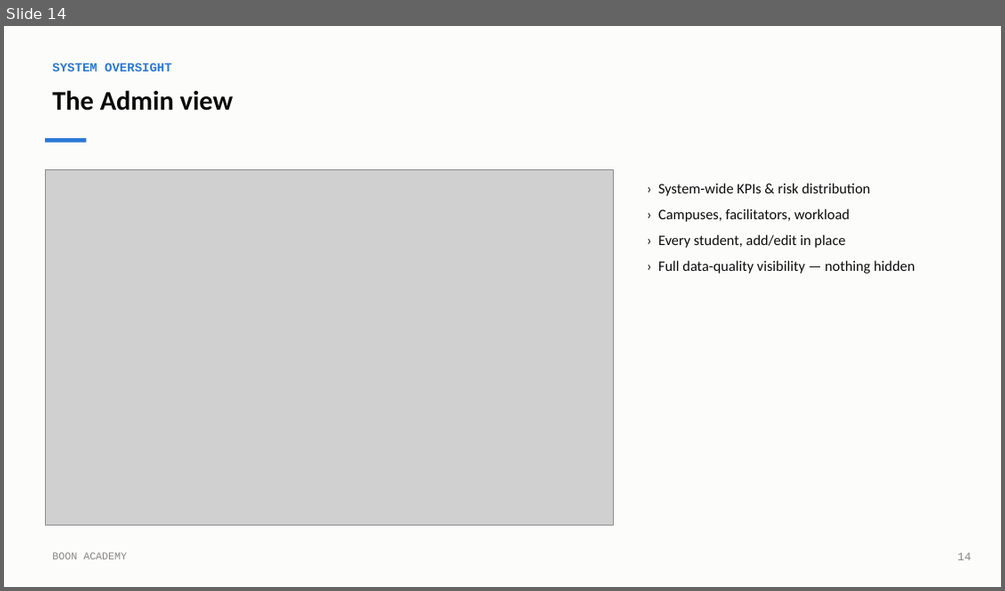
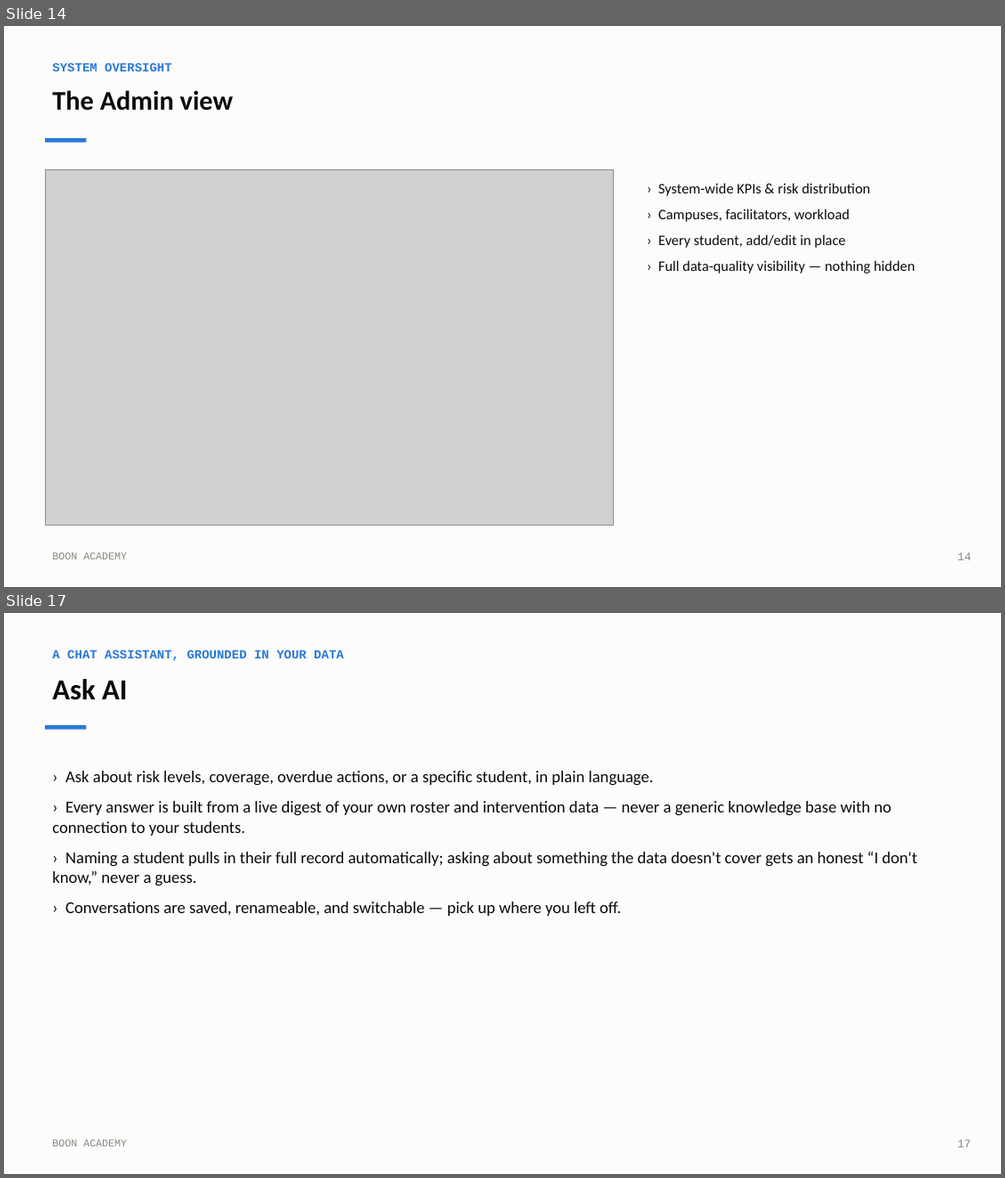
Before and after one commit to IbraheemKhurfan/Noon-Academy-Case-Study, a slide deck: docs/BOON_ACADEMY_OVERVIEW.pptx. Shown one above the other, each under a label of ours: slide 14 before the commit, slides 14 and 17 after it; the slides between them are not shown. The pictures are 1005x591 and 1005x1178 pixels, drawn with LibreOffice and Linux fonts; fonts in the diff are those of the drawing; grey boxes stand for pictures. Boxes give left, top, right and bottom in pixels: in the first picture for what was removed or moved away, otherwise in the second. Text is boxed around its words. In the diff, an @@ line names an element or a change of style, - is before the commit and + after.

```diff
--- a/docs/BOON_ACADEMY_OVERVIEW.pptx
+++ b/docs/BOON_ACADEMY_OVERVIEW.pptx
@@ slide 17 added at bbox=[4, 613, 1001, 1174], background #FFFFFF @@
@@ rectangle added at bbox=[4, 613, 1001, 1174], fill #FCFCFB @@
@@ text added at bbox=[52, 649, 344, 661], 12 pt, text #2A78D6, bold @@
+A CHAT ASSISTANT, GROUNDED IN YOUR DATA
@@ text added at bbox=[52, 679, 127, 700], 28 pt, text #0B0B0B, bold @@
+Ask AI
@@ rectangle added at bbox=[45, 725, 86, 730], fill #2A78D6 @@
@@ text added at bbox=[52, 771, 917, 916], 16 pt, text #0B0B0B @@
+› Ask about risk levels, coverage, overdue actions, or a specific student, in plain language.
+› Every answer is built from a live digest of your own roster and intervention data — never a generic knowledge base with no connection to your students.
+› Naming a student pulls in their full record automatically; asking about something the data doesn't cover gets an honest “I don't know,” never a guess.
+› Conversations are saved, renameable, and switchable — pick up where you left off.
@@ text added at bbox=[52, 1139, 127, 1146], 10 pt, text #898781 @@
+BOON ACADEMY
@@ text added at bbox=[957, 1139, 971, 1147], 11 pt, text #898781 @@
+17
```
Also in this commit, not shown: 5 slides changed, 2 other slides added, 38 other files.
